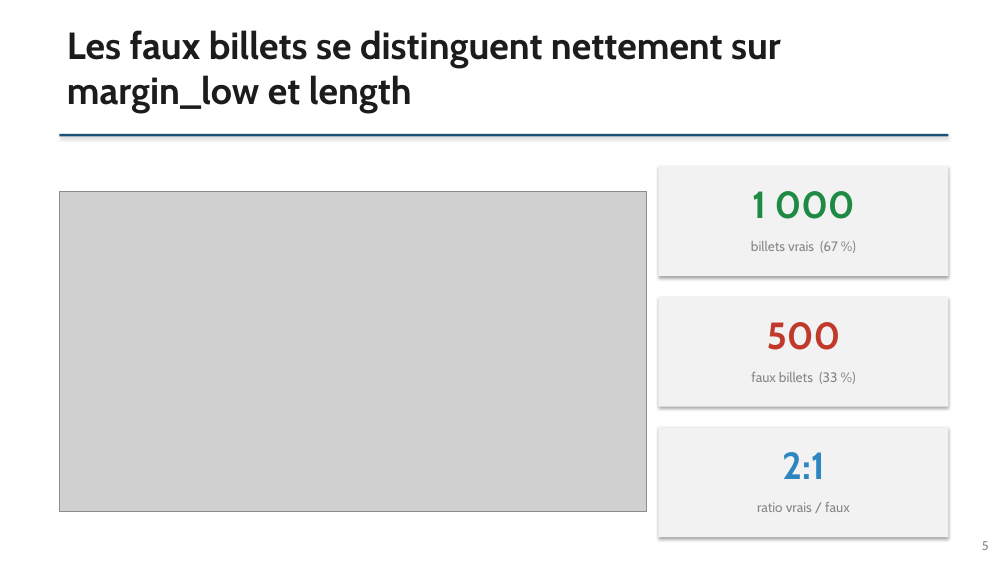
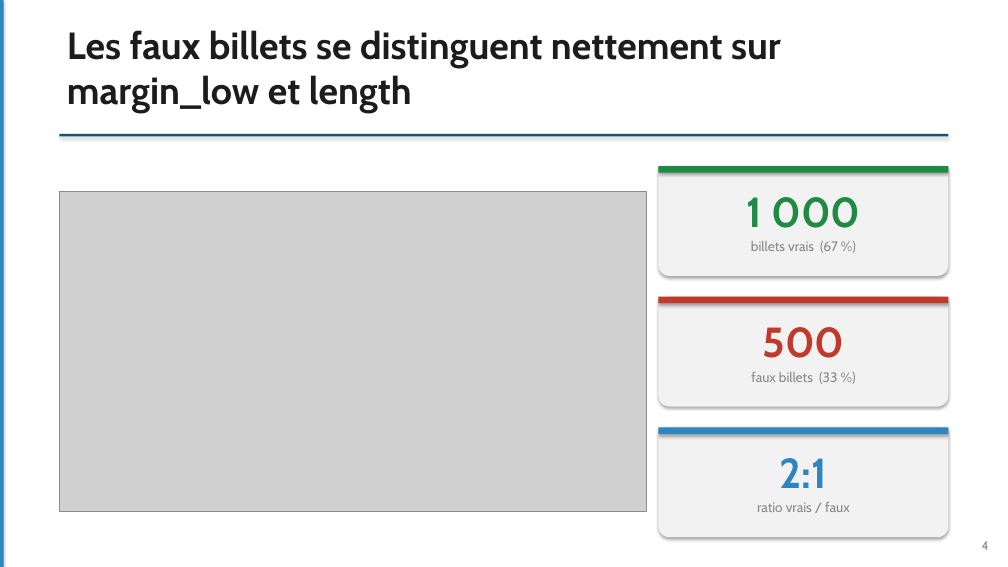
Before and after one commit to Elicesjo/PROJET-11-, a slide deck: slide 4 of Elices-Diez_Josy_3_Support_presentation_062026.pptx (slide 5 before the commit). Drawn at 1008x567 pixels with LibreOffice and Linux fonts; fonts in the diff are those of the drawing; grey boxes stand for pictures. Boxes give left, top, right and bottom in pixels: in the first picture for what was removed or moved away, otherwise in the second. Text is boxed around its words. In the diff, an @@ line names an element or a change of style, - is before the commit and + after.

```diff
--- a/Elices-Diez_Josy_3_Support_presentation_062026.pptx
+++ b/Elices-Diez_Josy_3_Support_presentation_062026.pptx
@@ rectangle added at box(0, 0, 4, 567), fill #2E86C1 @@
@@ rectangle added at box(659, 166, 949, 173), fill #1E8A44 @@
@@ rectangle added at box(659, 297, 949, 304), fill #C0392B @@
@@ rectangle to rounded rectangle in 3 elements at box(659, 166, 949, 276), box(659, 297, 949, 407), box(659, 427, 949, 537) @@
@@ rectangle added at box(659, 427, 949, 434), fill #2E86C1 @@
@@ size 36 to 40 pt in 3 elements at box(747, 197, 860, 228), box(763, 327, 845, 358), box(780, 458, 827, 488) @@
@@ text at box(982, 541, 989, 550): text changed @@
-5
+4
```
Also in this commit, not shown: 12 other slides changed, 4 slides added, 2 slides removed, 18 other files.
